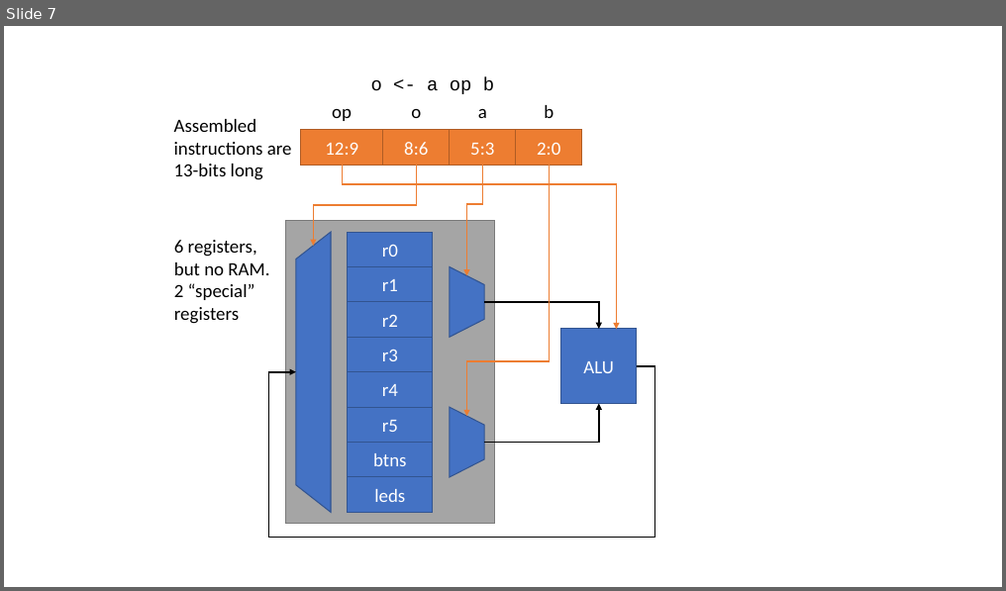
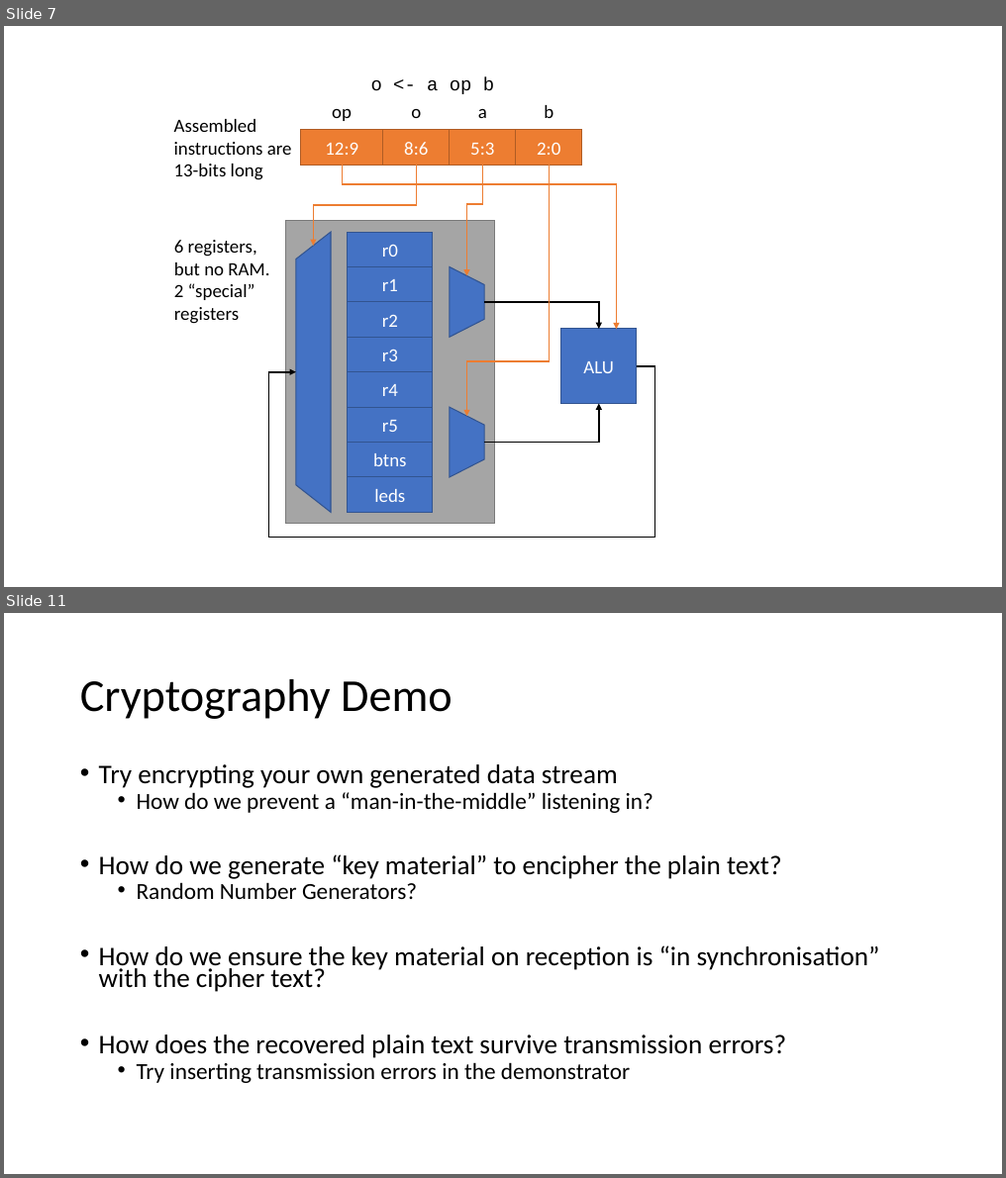
Before and after one commit to house-of-abbey/scratch_vhdl, a slide deck: docs/images/Diagrams.pptx. Shown one above the other, each under a label of ours: slide 7 before the commit, slides 7 and 11 after it; the slides between them are not shown. The pictures are 1006x591 and 1006x1178 pixels, drawn with LibreOffice and Linux fonts; fonts in the diff are those of the drawing. Boxes give left, top, right and bottom in pixels: in the first picture for what was removed or moved away, otherwise in the second. Text is boxed around its words. In the diff, an @@ line names an element or a change of style, - is before the commit and + after.

```diff
--- a/docs/images/Diagrams.pptx
+++ b/docs/images/Diagrams.pptx
@@ slide 11 added at (x1=4, y1=613, x2=1002, y2=1174), background #FFFFFF @@
@@ title added at (x1=80, y1=679, x2=452, y2=719), 44 pt, text #000000 @@
+Cryptography Demo
@@ text added at (x1=99, y1=764, x2=880, y2=1083), 25.9 pt, text #000000 @@
+• Try encrypting your own generated data stream
+  • How do we prevent a “man-in-the-middle” listening in?
+• How do we generate “key material” to encipher the plain text?
+  • Random Number Generators?
+• How do we ensure the key material on reception is “in synchronisation” with the cipher text?
+• How does the recovered plain text survive transmission errors?
+  • Try inserting transmission errors in the demonstrator
```
Also in this commit, not shown: 2 slides changed, 1 other slide added, 2 other files.
